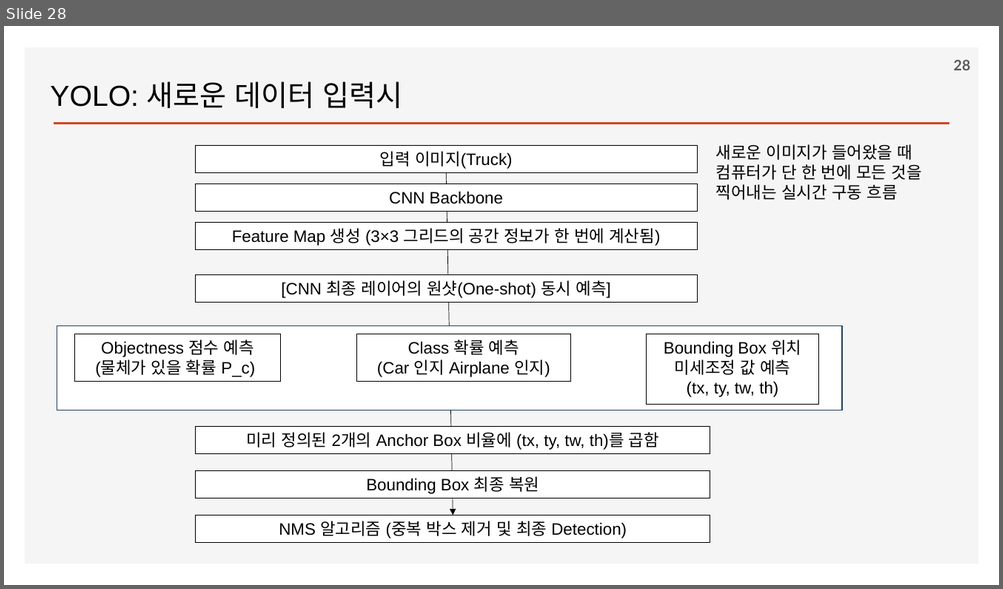
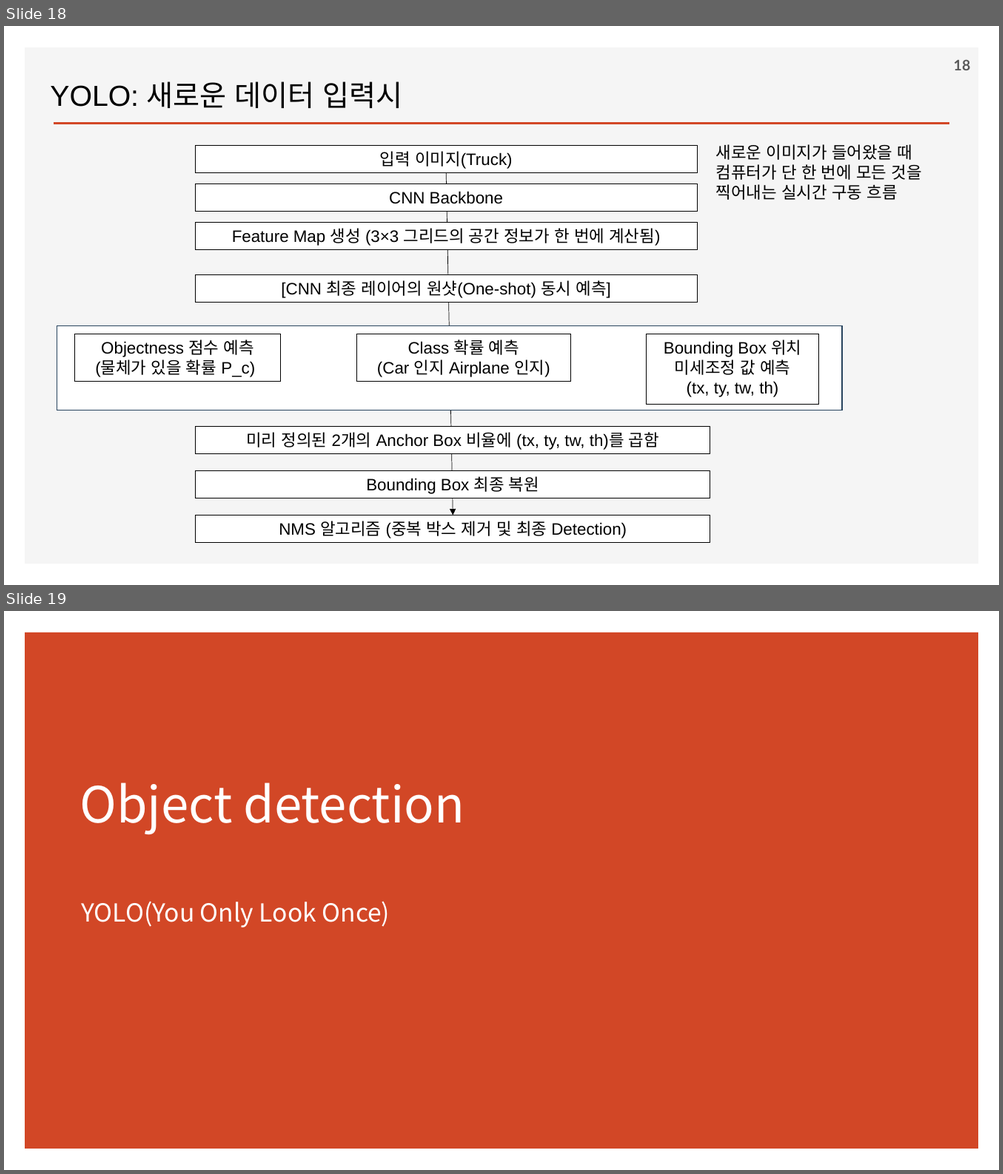
Before and after one commit to ancestor9/2026_Fall_Deep-Learning-with-Python, a slide deck: Chapter 12 Object detection.pptx. Shown one above the other, each under a label of ours: slide 28 before the commit, slides 18 and 19 after it. The pictures are 1003x589 and 1003x1174 pixels, drawn with LibreOffice and Linux fonts; fonts in the diff are those of the drawing; background and template pictures are left out. Boxes give left, top, right and bottom in pixels: in the first picture for what was removed or moved away, otherwise in the second. Text is boxed around its words. In the diff, an @@ line names an element or a change of style, - is before the commit and + after.

```diff
--- a/Chapter 12 Object detection.pptx
+++ b/Chapter 12 Object detection.pptx
@@ slide 19 added at (x1=4, y1=611, x2=999, y2=1170), background #FFFFFF @@
@@ rectangle added at (x1=25, y1=632, x2=979, y2=1150), fill #D24726 @@
@@ title added at (x1=79, y1=783, x2=464, y2=835), 48 pt, text #FFFFFF @@
+Object detection
@@ text added at (x1=82, y1=901, x2=390, y2=928), 24 pt, text #FFFFFF @@
+YOLO(You Only Look Once)
@@ what was slide 28 is now slide 18 @@
@@ page number at (x1=953, y1=59, x2=970, y2=70): text changed @@
-28
+18
```
Also in this commit, not shown: 15 slides changed, 2 other slides added.
